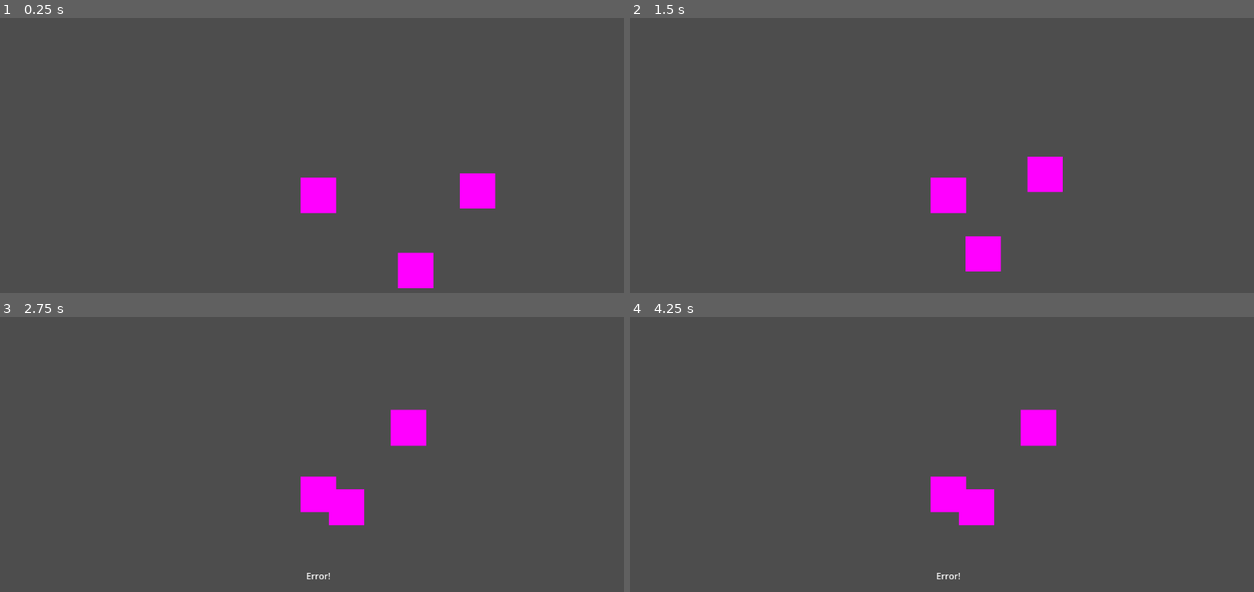
Above: before the commit, frames 1-4 (two rows, left to right).
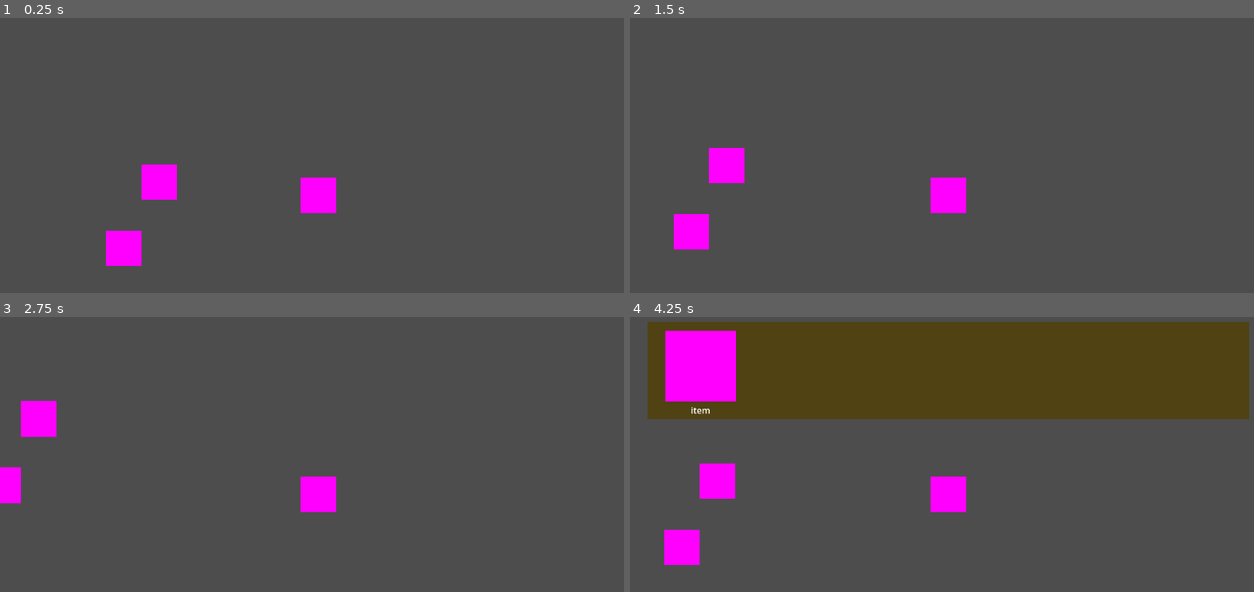
Above: after the commit, the same moments.

Repository: MastersUniversity/Deduction-RPG
Game: Godot game, scene res://main_game.tscn
Same seed, same stepped clock (60 frames per second), same inputs: the game is played once before the commit and once after it.
Inputs:
- Up to frame 1 (0.25 s): no input
- Up to frame 2 (1.5 s): tap Enter at 0.5 s; hold D (right) 0.53-1.28 s; tap Space (interact) at 0.6, 1.35 s; hold S (down) from 1.28 s (still down)
- Up to frame 3 (2.75 s): release S (down) at 2.03 s; hold D (right) from 2.03 s (still down); tap Space (interact) at 2.1 s
- Up to frame 4 (4.25 s): release D (right) at 2.78 s; hold W (up) 2.78-3.53 s; tap Space (interact) at 2.85, 3.6 s; hold A (left) from 3.53 s (still down); tap Escape (inventory) at 4.15 s

The runs differ from the first frame. In frame 1, 3.0% of the frame differs, in the area x 16-80%, y 53-99%; in frame 2, 3.0%; in frame 3, 2.7%; in frame 4, 37%, in the area x 2-100%, y 1-96%.
Error before the commit: Invalid access to property or key 'NPC2' on a base object of type 'Dictionary'. (res://Scripts/Backend/Save.gd:29)

Commit message:
ease of use
moved the player and cluttering ui elements to the side player is immediately teleported to 0,0

Diff:
--- a/Deduction-RPG/main_game.tscn
+++ b/Deduction-RPG/main_game.tscn
@@ -11,6 +11,7 @@
 [sub_resource type="PlaceholderTexture2D" id="PlaceholderTexture2D_qdn70"]
 
 [node name="game_scene" type="Node2D"]
+position = Vector2(1152, -2112)
 
 [node name="player" parent="." instance=ExtResource("1_0ugav")]
 position = Vector2(-576, 328)
@@ -18,11 +19,12 @@
 [node name="Camera2D2" type="Camera2D" parent="player"]
 
 [node name="SubViewportContainer" type="SubViewportContainer" parent="player"]
-z_index = 12
+z_index = 9
 offset_left = -576.0
 offset_top = -328.0
 offset_right = 576.0
 offset_bottom = 312.0
+metadata/_edit_use_anchors_ = true
 
 [node name="SubViewport" type="SubViewport" parent="player/SubViewportContainer"]
 transparent_bg = true
@@ -35,7 +37,7 @@
 layer = 10
 
 [node name="NPC1" type="Area2D" parent="."]
-position = Vector2(-320, 352)
+position = Vector2(-1472, 2120)
 script = ExtResource("3_71yfj")
 
 [node name="CollisionShape2D" type="CollisionShape2D" parent="NPC1"]
@@ -50,7 +52,7 @@
 [node name="CanvasLayer" parent="." instance=ExtResource("2_emj8v")]
 
 [node name="NPC2" type="Area2D" parent="."]
-position = Vector2(-432, 496)
+position = Vector2(-1536, 2240)
 script = ExtResource("3_71yfj")
 
 [node name="CollisionShape2D" type="CollisionShape2D" parent="NPC2"]
--- /dev/null
+++ b/Deduction-RPG/npc_1.tscn
@@ -0,0 +1,21 @@
+[gd_scene load_steps=4 format=3 uid="uid://bjam6tkoxgxx0"]
+
+[ext_resource type="Script" path="res://NPC1.gd" id="1_8aq87"]
+
+[sub_resource type="RectangleShape2D" id="RectangleShape2D_2n5ev"]
+size = Vector2(64, 64)
+
+[sub_resource type="PlaceholderTexture2D" id="PlaceholderTexture2D_qdn70"]
+
+[node name="NPC1" type="Area2D"]
+position = Vector2(-320, 352)
+script = ExtResource("1_8aq87")
+
+[node name="CollisionShape2D" type="CollisionShape2D" parent="."]
+position = Vector2(32, -32)
+shape = SubResource("RectangleShape2D_2n5ev")
+
+[node name="Sprite2D" type="Sprite2D" parent="."]
+position = Vector2(32, -32)
+scale = Vector2(64, 64.5)
+texture = SubResource("PlaceholderTexture2D_qdn70")
--- a/Deduction-RPG/player.gd
+++ b/Deduction-RPG/player.gd
@@ -16,6 +16,8 @@
 
 signal npcInteract(npcName)
 
+func _ready():
+	self.global_position = Vector2(0,0)
 func _process (delta):
 	#locks actions while in a menu of some kind
 	if unlock and iUnlock:
--- /dev/null
+++ b/Deduction-RPG/player_scene.tscn
@@ -0,0 +1,28 @@
+[gd_scene load_steps=3 format=3 uid="uid://co5und4gfgegy"]
+
+[ext_resource type="PackedScene" uid="uid://li84anpt6tgt" path="res://player.tscn" id="1_cuogk"]
+[ext_resource type="PackedScene" uid="uid://bdtkp668lus6y" path="res://inventory_layer.tscn" id="2_5a13r"]
+
+[node name="player_scene" type="Node"]
+
+[node name="player" parent="." instance=ExtResource("1_cuogk")]
+position = Vector2(-576, 328)
+
+[node name="Camera2D2" type="Camera2D" parent="player"]
+
+[node name="SubViewportContainer" type="SubViewportContainer" parent="player"]
+z_index = 9
+offset_left = -576.0
+offset_top = -328.0
+offset_right = 576.0
+offset_bottom = 312.0
+
+[node name="SubViewport" type="SubViewport" parent="player/SubViewportContainer"]
+transparent_bg = true
+handle_input_locally = false
+size = Vector2i(1152, 640)
+size_2d_override_stretch = true
+render_target_update_mode = 4
+
+[node name="CanvasLayerIn" parent="player/SubViewportContainer/SubViewport" instance=ExtResource("2_5a13r")]
+layer = 10
